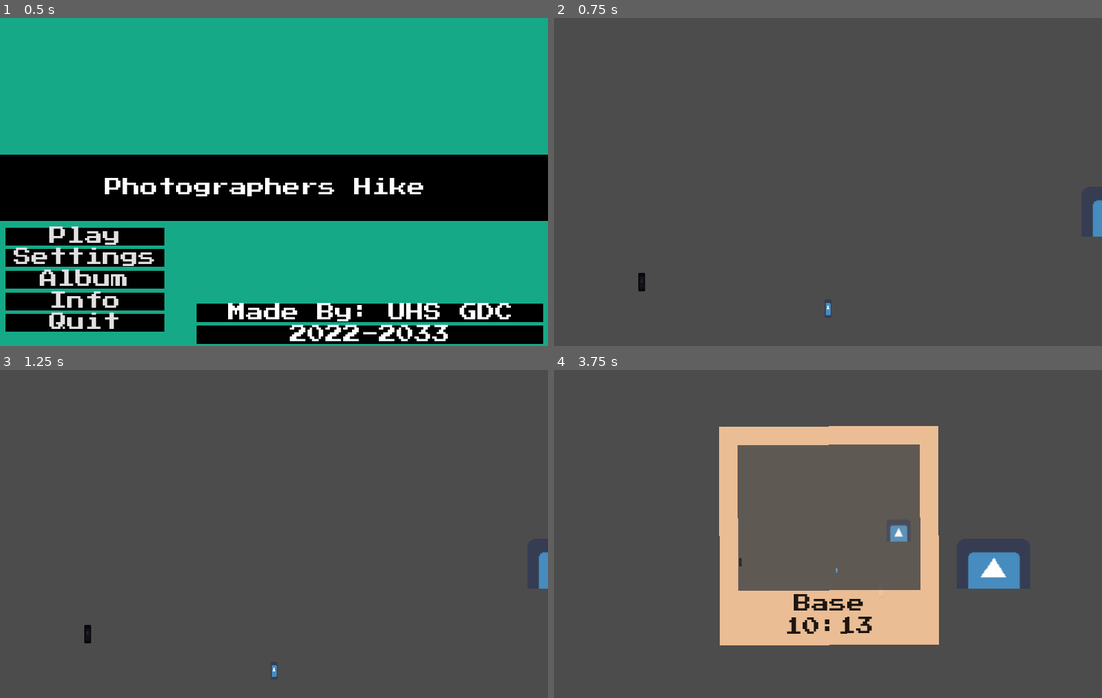
Above: before the commit, frames 1-4 (two rows, left to right).
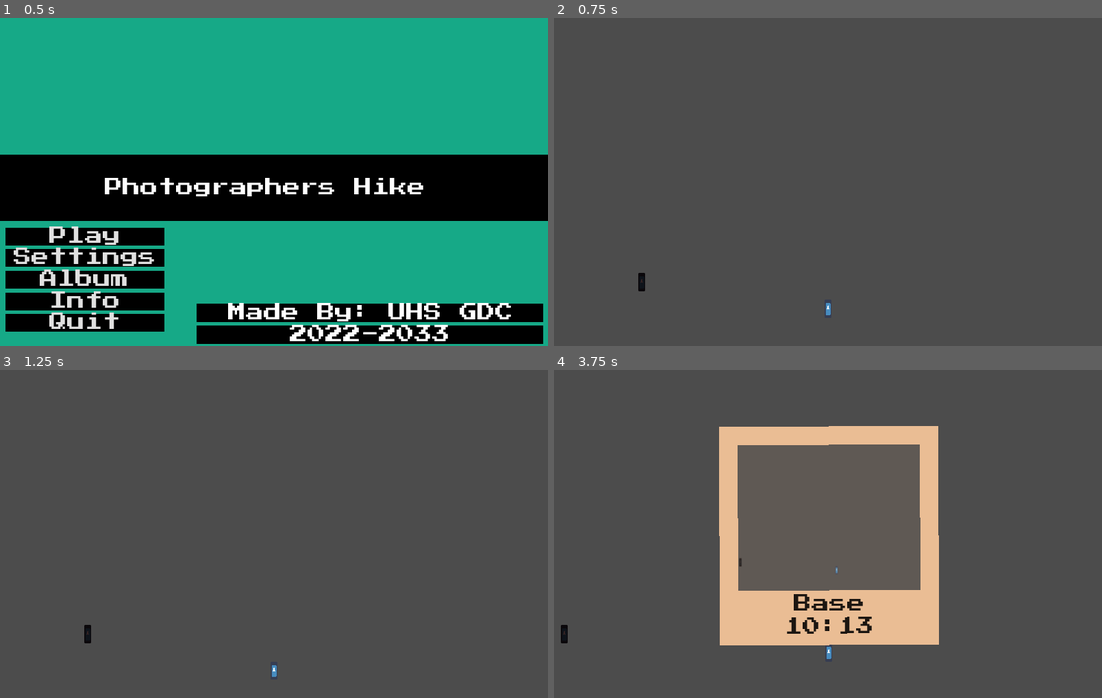
Above: after the commit, the same moments.

Repository: UHSGDC/Photographers-Hike
Game: Godot game, scene res://Game.tscn
Same seed, same stepped clock (60 frames per second), same inputs: the game is played once before the commit and once after it. The engine's default icon, where the game draws it, is replaced by a stand-in: a white triangle on a blue panel in a dark square.
Inputs (mouse positions are in pixels of both pictures, inside the frame that each line leads up to):
- Up to frame 1 (0.5 s): no input
- Up to frame 2 (0.75 s): click "Play" at 0.5 s
- Up to frame 3 (1.25 s): no input
- Up to frame 4 (3.75 s): tap Enter at 1.25 s; move the mouse to (948, 517) at 1.27 s; hold Ctrl (interact) 1.28-2.03 s; hold D (right) 1.28-2.78 s; tap Space (jump) at 1.52, 2.27 s; move the mouse to (718, 550) at 2.02 s; tap C (take_picture) at 2.1, 3.6 s; move the mouse to (882, 461) at 2.77 s; hold A (left) 2.78-3.53 s; hold Ctrl (interact) 2.78-3.53 s; move the mouse to (800, 599) at 3.52 s; hold D (right) from 3.53 s (still down)

Frame 1 is identical in both runs. In frame 2, 0.2% of the frame differs, in the area x 98-100%, y 55-67%; in frame 3, 0.2%; in frame 4, 1.3%, in the area x 1-86%, y 47-89%.

Commit message:
Simple death and respawn system
Still need to add cool particles and effects and sounds and awesomeness

Diff:
--- a/PhotographersHike/Interactables/Sign/Sign.tscn
+++ b/PhotographersHike/Interactables/Sign/Sign.tscn
@@ -8,12 +8,12 @@
 radius = 172.026
 
 [sub_resource type="RectangleShape2D" id=2]
-extents = Vector2( 32, 22 )
+extents = Vector2( 32, 25.5 )
 
 [node name="Sign" type="Sprite"]
 texture = ExtResource( 2 )
 region_enabled = true
-region_rect = Rect2( 0, 0, 64, 44 )
+region_rect = Rect2( 0, 0, 64, 51 )
 script = ExtResource( 1 )
 player_jump_cast_scene = ExtResource( 3 )
 player_cutscene_max_speed = 10.0
@@ -33,6 +33,7 @@
 monitorable = false
 
 [node name="CollisionShape2D" type="CollisionShape2D" parent="SignArea"]
+position = Vector2( 0, -0.5 )
 shape = SubResource( 2 )
 
 [connection signal="body_entered" from="CutsceneActivation" to="." method="_on_CutsceneActivation_body_entered"]
--- a/PhotographersHike/Player/PlatformingPlayer.gd
+++ b/PhotographersHike/Player/PlatformingPlayer.gd
@@ -50,8 +50,9 @@
 
 
 # Pausing player movement
-var in_cutscene: bool
+var in_cutscene: bool = false
 var in_minigame: bool = false
+var death_pause: bool = false
 
 
 
@@ -65,7 +66,7 @@
 	input()
 
 	# Pause player movement between rooms or when playing dialog
-	if !Global.room_pause and !Global.dialog_box.dialog_playing and !in_cutscene:
+	if !Global.room_pause and !Global.dialog_box.dialog_playing and !in_cutscene and !death_pause:
 		if !in_minigame:
 			move(delta)
 
@@ -151,6 +152,9 @@
 	# Gets collision shape and size of room
 	var collision_shape: CollisionShape2D = area.get_node("CollisionShape2D")
 	var size: Vector2 = collision_shape.shape.extents * 2
+
+	if Global.current_room == area:
+		return
 
 
 	# Gives the player extra upward velocity if it is entering a room above it
@@ -231,3 +235,16 @@
 
 	# Fail safe
 	return Global.RIGHT
+
+
+
+func respawn() -> void:
+	death_pause = true
+	hide()
+	velocity = Vector2.ZERO
+
+	yield(get_tree().create_timer(0.2), "timeout")
+	global_position = current_checkpoint.global_position
+
+	show()
+	death_pause = false
--- /dev/null
+++ b/PhotographersHike/World/DeathZone.gd
@@ -0,0 +1,6 @@
+extends Area2D
+
+
+func _on_DeathZone_body_entered(body: Node) -> void:
+	if body == Global.platforming_player:
+		Global.platforming_player.respawn()
--- /dev/null
+++ b/PhotographersHike/World/DeathZone.tscn
@@ -0,0 +1,10 @@
+[gd_scene load_steps=2 format=2]
+
+[ext_resource path="res://World/DeathZone.gd" type="Script" id=1]
+
+[node name="DeathZone" type="Area2D"]
+collision_layer = 0
+collision_mask = 4
+script = ExtResource( 1 )
+
+[connection signal="body_entered" from="." to="." method="_on_DeathZone_body_entered"]
--- a/PhotographersHike/World/World.tscn
+++ b/PhotographersHike/World/World.tscn
@@ -1,11 +1,13 @@
-[gd_scene load_steps=18 format=2]
-
+[gd_scene load_steps=21 format=2]
+
+[ext_resource path="res://World/DeathZone.tscn" type="PackedScene" id=1]
 [ext_resource path="res://Player/PlatformingPlayer.tscn" type="PackedScene" id=2]
 [ext_resource path="res://Player/PlayerCamera.tscn" type="PackedScene" id=3]
 [ext_resource path="res://Interactables/NPC/NPC.tscn" type="PackedScene" id=4]
 [ext_resource path="res://Dialog/DialogBox.tscn" type="PackedScene" id=5]
 [ext_resource path="res://Interactables/Sign/Sign.tscn" type="PackedScene" id=6]
 [ext_resource path="res://World/Room.tscn" type="PackedScene" id=7]
+[ext_resource path="res://Pictures/test_photo.png" type="Texture" id=8]
 
 [sub_resource type="RectangleShape2D" id=14]
 extents = Vector2( 240, 141.5 )
@@ -15,6 +17,9 @@
 
 [sub_resource type="RectangleShape2D" id=12]
 extents = Vector2( 304, 144 )
+
+[sub_resource type="RectangleShape2D" id=15]
+extents = Vector2( 204, 8 )
 
 [sub_resource type="ConvexPolygonShape2D" id=3]
 points = PoolVector2Array( 0, 0, 16, 0, 16, 4, 0, 4 )
@@ -239,7 +244,20 @@
 npc_name = "old_man"
 
 [node name="Sign" parent="Base" instance=ExtResource( 6 )]
-position = Vector2( 833, 170 )
+position = Vector2( 224, 231 )
+picture_texture = ExtResource( 8 )
+
+[node name="DeathZone" parent="Base" instance=ExtResource( 1 )]
+position = Vector2( 1272, 304 )
+
+[node name="CollisionShape2D" type="CollisionShape2D" parent="Base/DeathZone"]
+shape = SubResource( 15 )
+
+[node name="DeathZone2" parent="Base" instance=ExtResource( 1 )]
+position = Vector2( 1912, 304 )
+
+[node name="CollisionShape2D" type="CollisionShape2D" parent="Base/DeathZone2"]
+shape = SubResource( 15 )
 
 [node name="PlatformingPlayer" parent="." instance=ExtResource( 2 )]
 position = Vector2( 579, 236 )
